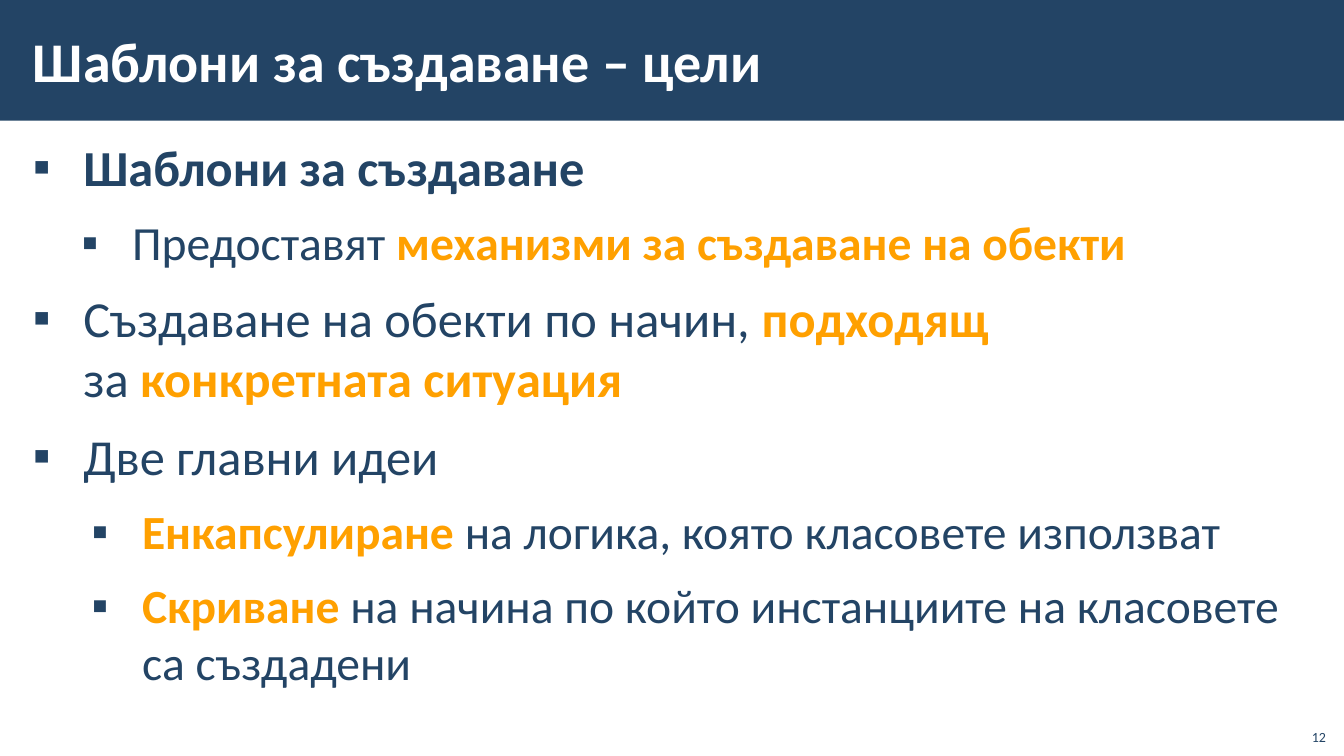
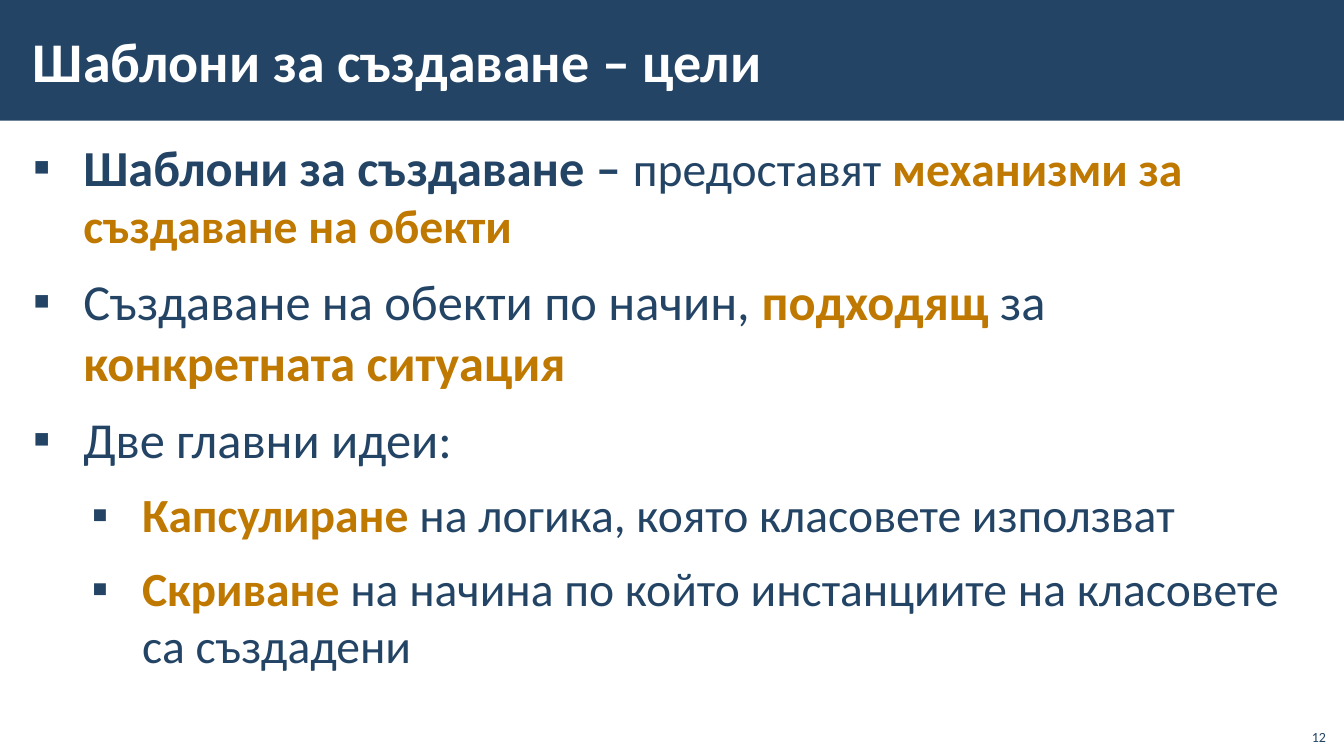
Before and after one commit to BG-IT-Edu/School-Programming, a slide deck: slide 12 of Courses/Software-Sciences/Module-1-OOP/14-Design-Patterns/14-Design-Patterns.pptx. Drawn at 1344x756 pixels with LibreOffice and Linux fonts; fonts in the diff are those of the drawing; background and template pictures are left out. Boxes give left, top, right and bottom in pixels: in the first picture for what was removed or moved away, otherwise in the second. Text is boxed around its words. In the diff, an @@ line names an element or a change of style, - is before the commit and + after.

```diff
--- a/Courses/Software-Sciences/Module-1-OOP/14-Design-Patterns/14-Design-Patterns.pptx
+++ b/Courses/Software-Sciences/Module-1-OOP/14-Design-Patterns/14-Design-Patterns.pptx
@@ text at (x1=83, y1=151, x2=1183, y2=251): text changed @@
-▪ Шаблони за създаване
-  ▪ Предоставят механизми за създаване на обекти
+▪ Шаблони за създаване – предоставят механизми за създаване на обекти
@@ text at (x1=83, y1=285, x2=1279, y2=671): text colour #FFA000 to #BF7800 in "подходящ конкретната ситуация", "Скриване" @@
@@ text at (x1=83, y1=425, x2=1175, y2=540): text changed @@
-▪ Две главни идеи
-  ▪ Енкапсулиране на логика, която класовете използват
+▪ Две главни идеи:
+  ▪ Капсулиране на логика, която класовете използват
```
Also in this commit, not shown: 37 other slides changed, 3 slides added, 3 slides removed, 1 other file.
